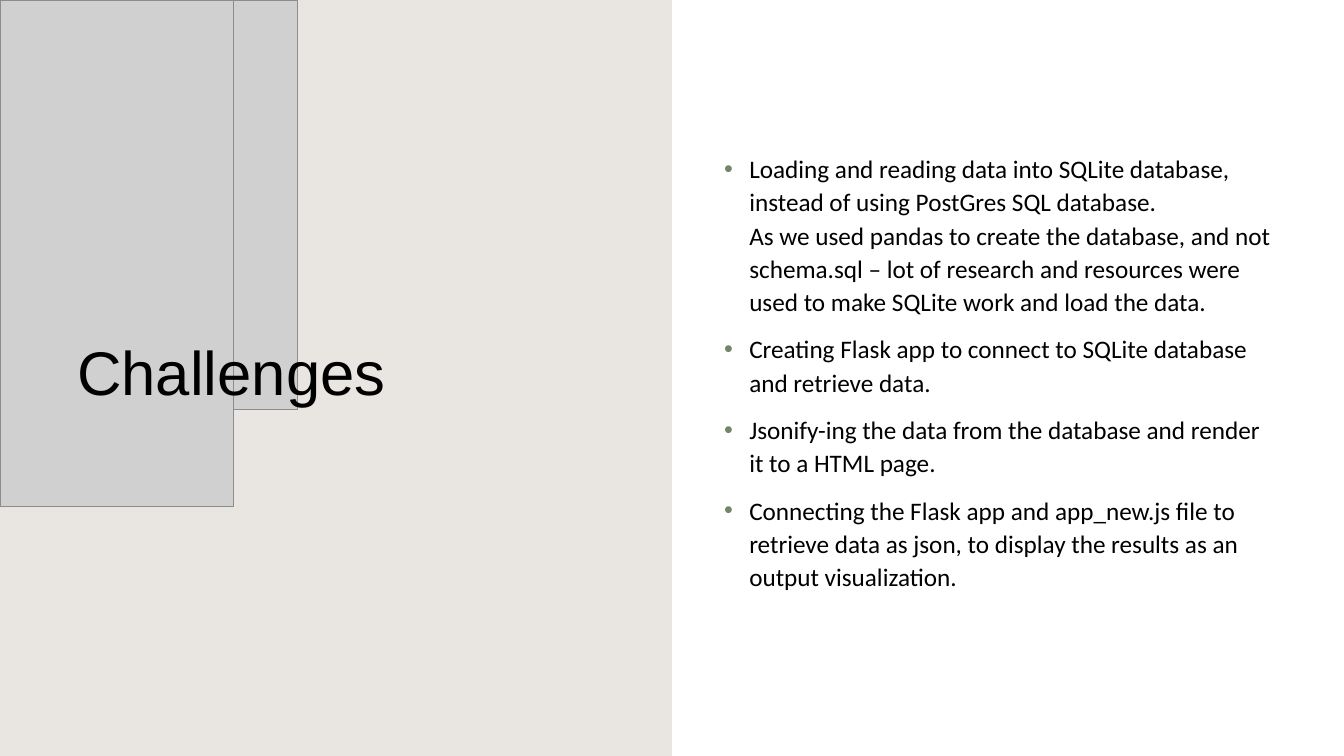
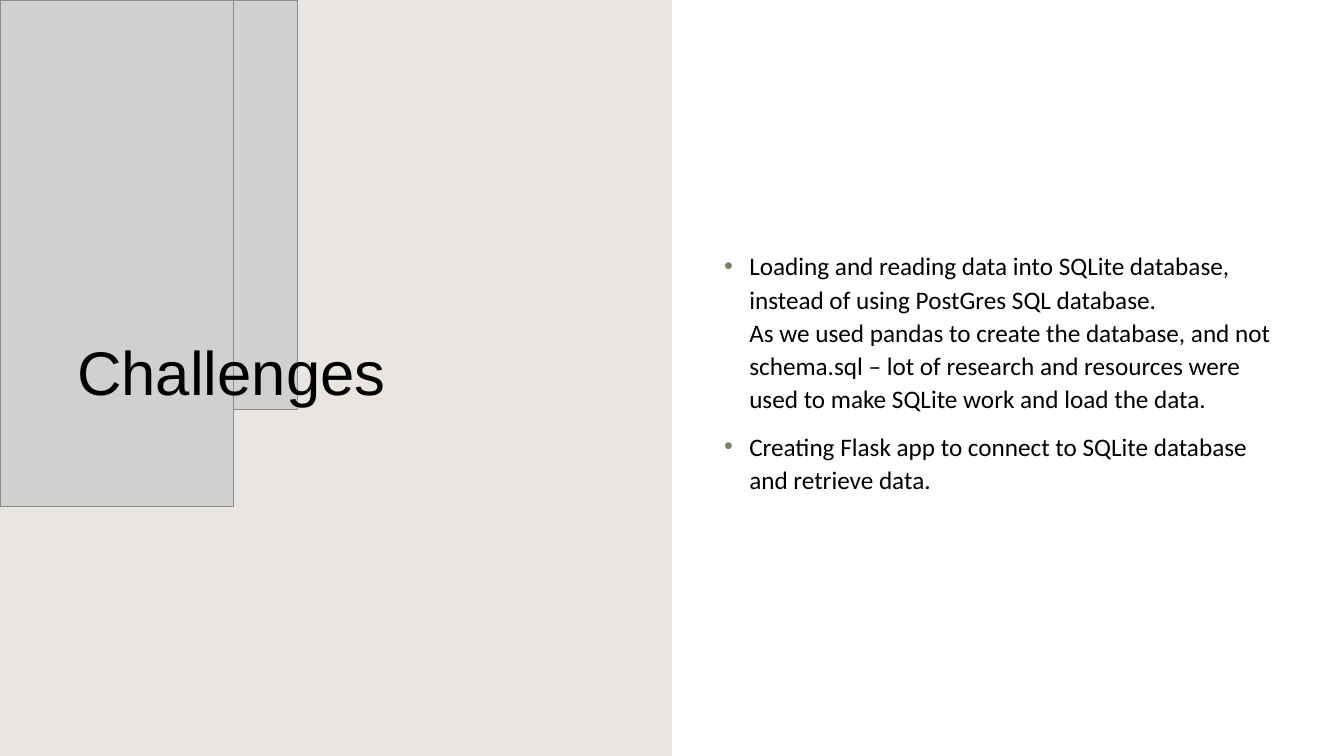
Before and after one commit to nithiyasuresh/LifeExpectancy_Project, a slide deck: slide 5 of Proposal Presentation/Life Expectancy presentation.pptx. Drawn at 1344x756 pixels with LibreOffice and Linux fonts; fonts in the diff are those of the drawing; grey boxes stand for pictures; background and template pictures are left out. Boxes give left, top, right and bottom in pixels: in the first picture for what was removed or moved away, otherwise in the second. Text is boxed around its words. In the diff, an @@ line names an element or a change of style, - is before the commit and + after.

Commit message:
ppt updates

```diff
--- a/Proposal Presentation/Life Expectancy presentation.pptx
+++ b/Proposal Presentation/Life Expectancy presentation.pptx
@@ text at bbox=[749, 421, 1260, 590]: paragraphs removed @@
-• Jsonify-ing the data from the database and render it to a HTML page.
-• Connecting the Flask app and app_new.js file to retrieve data as json, to display the results as an output visualization.
```
Also in this commit, not shown: 1 other slide changed, 1 slide added.
